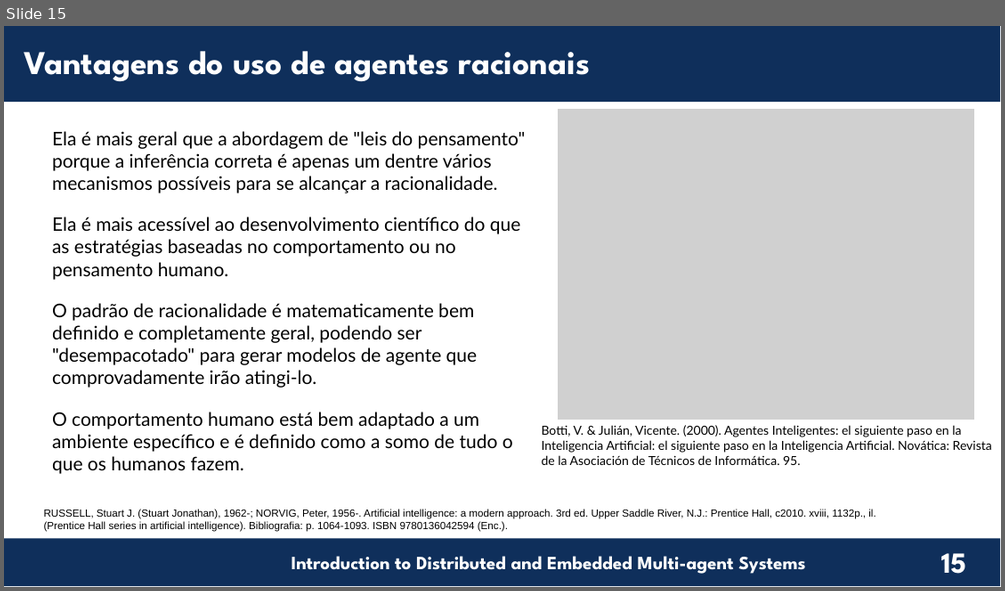
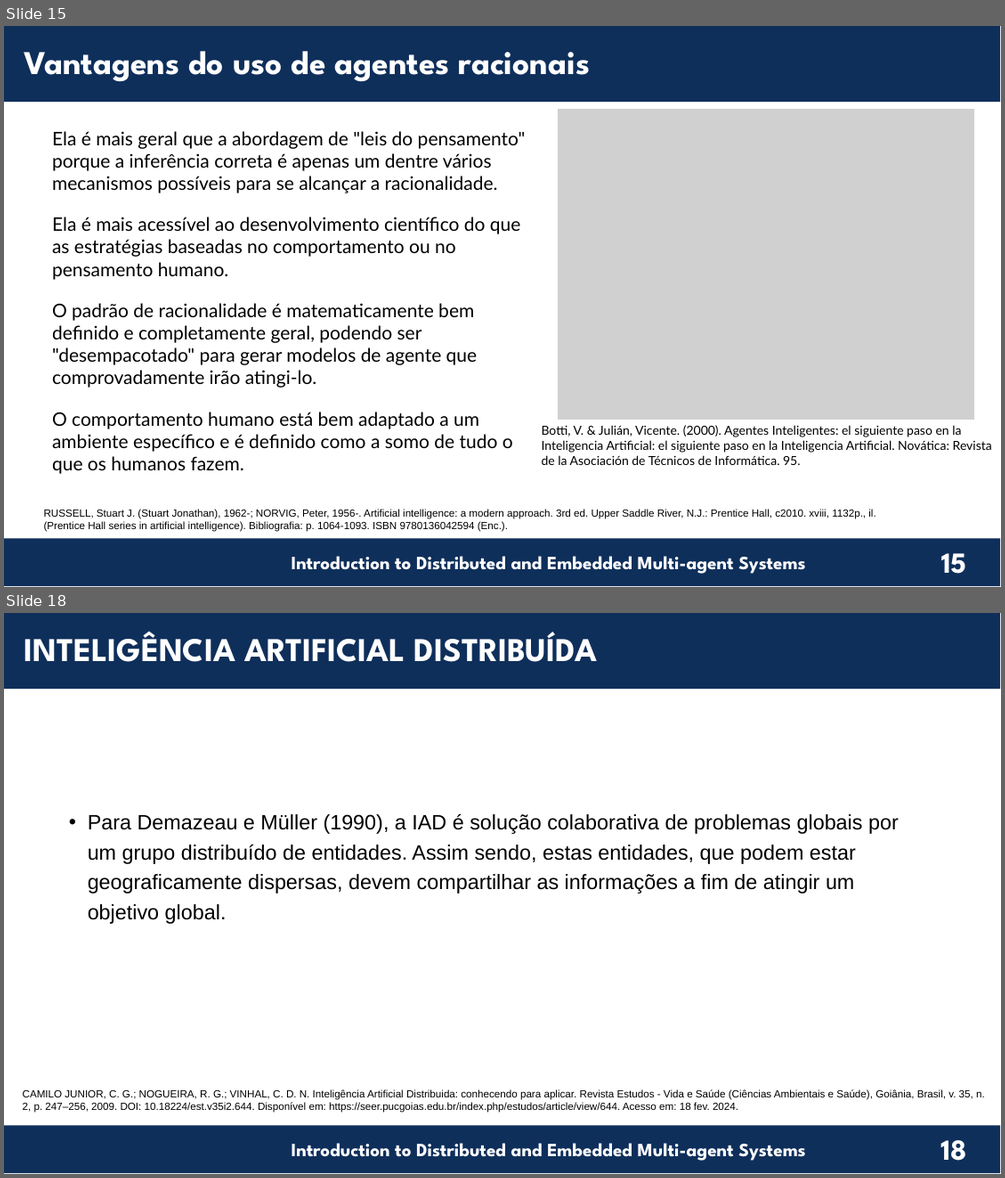
Before and after one commit to chon-group/distributedAndEmbeddedAI, a slide deck: course/01-Introduction/Introduction_20240217.odp. Shown one above the other, each under a label of ours: slide 15 before the commit, slides 15 and 18 after it; the slides between them are not shown. The pictures are 1005x591 and 1005x1178 pixels, drawn with LibreOffice and Linux fonts; fonts in the diff are those of the drawing; grey boxes stand for pictures; background and template pictures are left out. Boxes give left, top, right and bottom in pixels: in the first picture for what was removed or moved away, otherwise in the second. Text is boxed around its words. In the diff, an @@ line names an element or a change of style, - is before the commit and + after.

```diff
--- a/course/01-Introduction/Introduction_20240217.odp
+++ b/course/01-Introduction/Introduction_20240217.odp
@@ slide 18 added at (x1=4, y1=613, x2=1001, y2=1174), background #FFFFFF; not listed: 4 template elements that a slide beside it also shows @@
@@ text added at (x1=24, y1=631, x2=597, y2=662), 32 pt, text #FFFFFF, bold @@
+INTELIGÊNCIA ARTIFICIAL DISTRIBUÍDA
@@ text added at (x1=88, y1=813, x2=898, y2=924), 20 pt, text #000000 @@
+• Para Demazeau e Müller (1990), a IAD é solução colaborativa de problemas globais por um grupo distribuído de entidades. Assim sendo, estas entidades, que podem estar geograficamente dispersas, devem compartilhar as informações a fim de atingir um objetivo global.
@@ text added at (x1=23, y1=1089, x2=985, y2=1112), 10 pt, text #000000 @@
+CAMILO JUNIOR, C. G.; NOGUEIRA, R. G.; VINHAL, C. D. N. Inteligência Artificial Distribuida: conhecendo para aplicar. Revista Estudos - Vida e Saúde (Ciências Ambientais e Saúde), Goiânia, Brasil, v. 35, n. 2, p. 247–256, 2009. DOI: 10.18224/est.v35i2.644. Disponível em: https://seer.pucgoias.edu.br/index.php/estudos/article/view/644. Acesso em: 18 fev. 2024.
```
Also in this commit, not shown: 7 other slides added, 2 other files.
